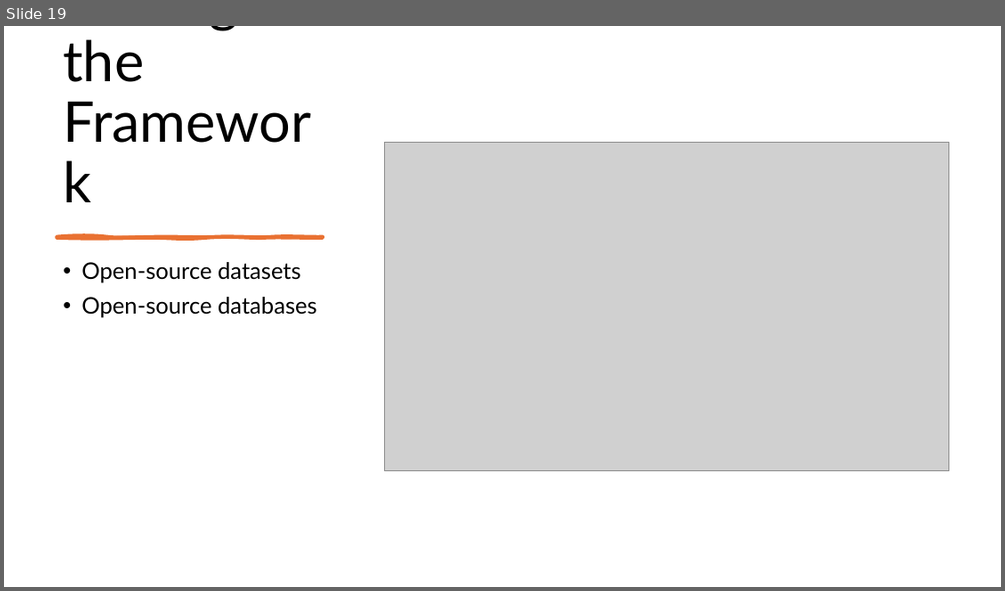
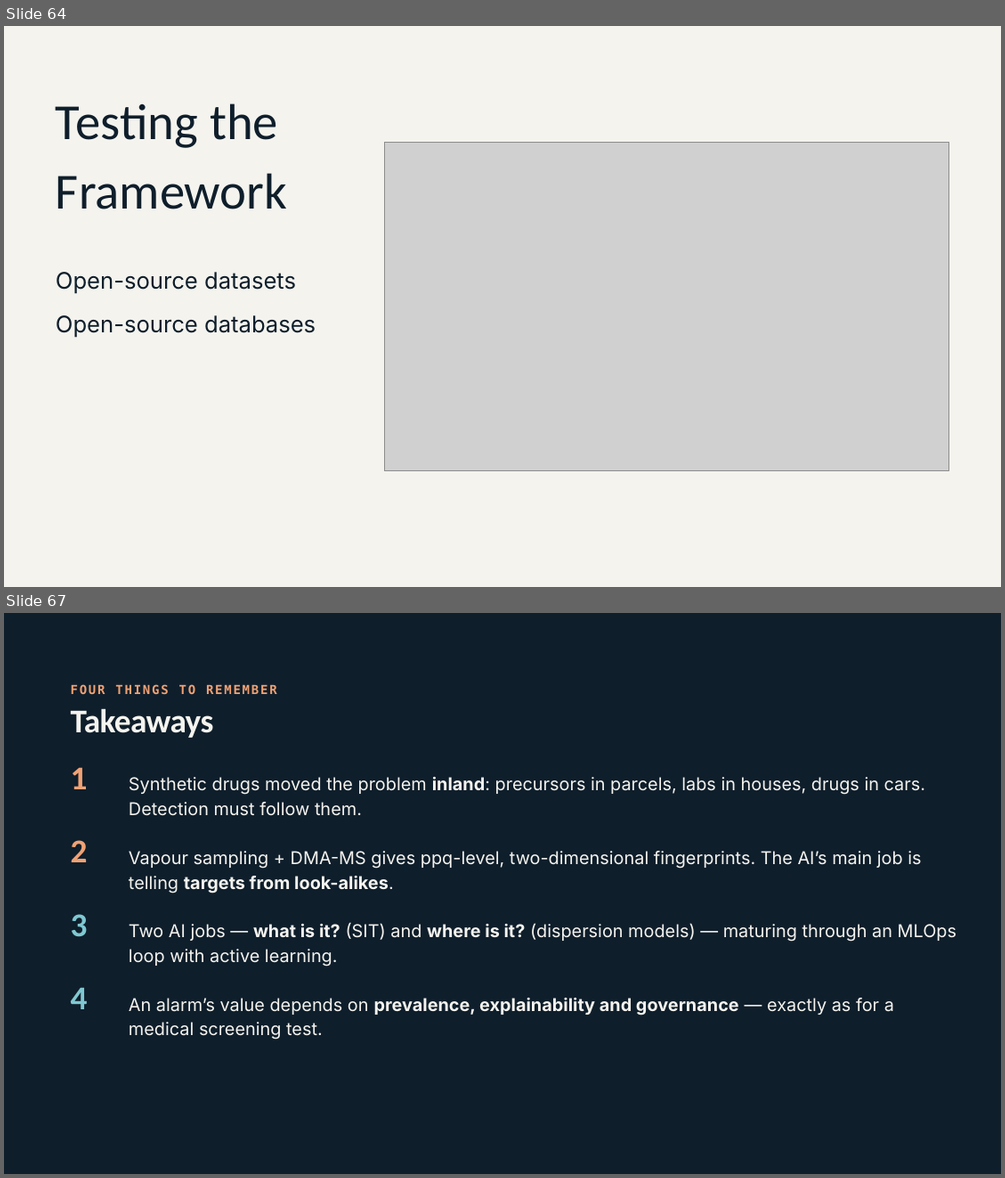
Before and after one commit to maelstromdat/MediTechBigData, a slide deck: 8. the EU PENTION PRoject.pptx. Shown one above the other, each under a label of ours: slide 19 before the commit, slides 64 and 67 after it; the slides between them are not shown. The pictures are 1005x591 and 1005x1178 pixels, drawn with LibreOffice and Linux fonts; fonts in the diff are those of the drawing; grey boxes stand for pictures. Boxes give left, top, right and bottom in pixels: in the first picture for what was removed or moved away, otherwise in the second. Text is boxed around its words. In the diff, an @@ line names an element or a change of style, - is before the commit and + after.

```diff
--- a/8. the EU PENTION PRoject.pptx
+++ b/8. the EU PENTION PRoject.pptx
@@ slide 67 added at [4, 613, 1001, 1174], background #0F1E2B @@
@@ text added at [71, 684, 277, 694], 12 pt, text #F0A274, bold @@
+FOUR THINGS TO REMEMBER
@@ title added at [71, 708, 214, 738], 32 pt, text #F4F3EE, bold @@
+Takeaways
@@ text added at [71, 767, 88, 789], 32 pt, text #F0A274, bold @@
+1
@@ text added at [129, 777, 925, 816], 17 pt, text #F4F3EE @@
+Synthetic drugs moved the problem inland: precursors in parcels, labs in houses, drugs in cars. Detection must follow them.
@@ text added at [71, 840, 88, 862], 32 pt, text #F0A274, bold @@
+2
@@ text added at [129, 851, 921, 893], 17 pt, text #F4F3EE @@
+Vapour sampling + DMA-MS gives ppq-level, two-dimensional fingerprints. The AI’s main job is telling targets from look-alikes.
@@ text added at [71, 914, 88, 936], 32 pt, text #7FC8D1, bold @@
+3
@@ text added at [129, 922, 956, 966], 17 pt, text #F4F3EE @@
+Two AI jobs — what is it? (SIT) and where is it? (dispersion models) — maturing through an MLOps loop with active learning.
@@ text added at [71, 988, 88, 1009], 32 pt, text #7FC8D1, bold @@
+4
@@ text added at [129, 997, 894, 1039], 17 pt, text #F4F3EE @@
+An alarm’s value depends on prevalence, explainability and governance — exactly as for a medical screening test.
@@ what was slide 19 is now slide 64 @@
@@ slide 64 changed as well @@
@@ background #FFFFFF to #F4F3EE @@
@@ title "Testing the Framework" at [56, 103, 287, 209]: size 54 to 48.6 pt, font Lato to Calibri, text colour #000000 to #0F1E2B; line spacing 0.9 to 1.15 @@
@@ freeform shape removed at [57, 236, 323, 238] @@
@@ text "Open-source datasets" at [56, 272, 316, 337]: font Lato to Inter, text colour #000000 to #0F1E2B; bullet • to none; line spacing 0.9 to 1.4; less space between paragraphs @@
```
Also in this commit, not shown: 12 other slides changed, 54 other slides added, 8 slides removed.
